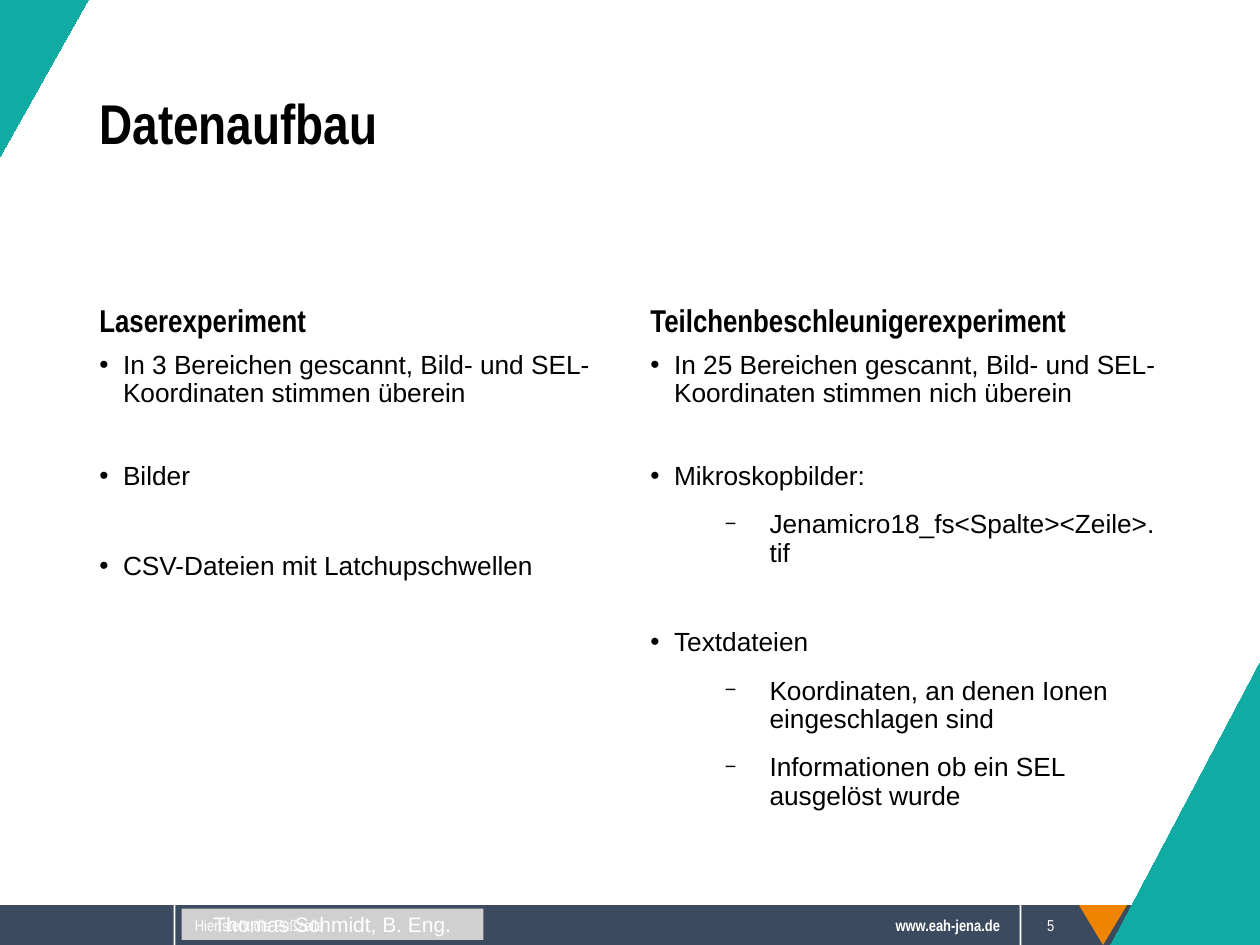
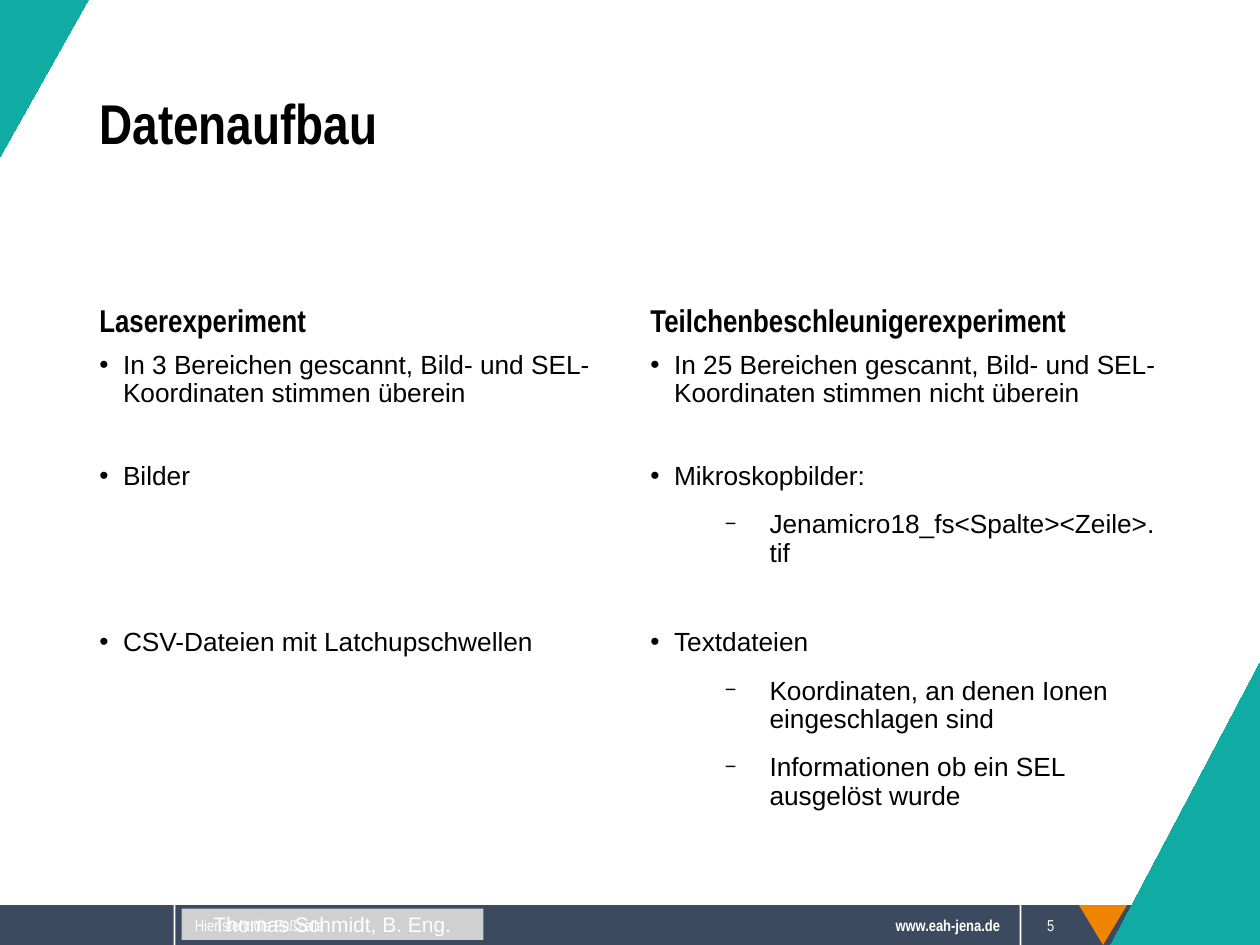
Before and after one commit to Sappy5053/Komplexpraktikum, a slide deck: slide 5 of Präsentation.odp. Drawn at 1260x945 pixels with LibreOffice and Linux fonts; fonts in the diff are those of the drawing; grey boxes stand for pictures; background and template pictures are left out. Boxes give left, top, right and bottom in pixels: in the first picture for what was removed or moved away, otherwise in the second. Text is boxed around its words. In the diff, an @@ line names an element or a change of style, - is before the commit and + after.

```diff
--- a/Präsentation.odp
+++ b/Präsentation.odp
@@ text "In 3 Bereichen gescannt, Bild- ..." rewrapped from box(123, 355, 589, 580) to box(123, 355, 589, 657) @@
@@ text at box(674, 355, 1155, 403): text changed @@
-• In 25 Bereichen gescannt, Bild- und SEL-Koordinaten stimmen nich überein
+• In 25 Bereichen gescannt, Bild- und SEL-Koordinaten stimmen nicht überein
```
Also in this commit, not shown: 15 other slides changed, 1 other file.
